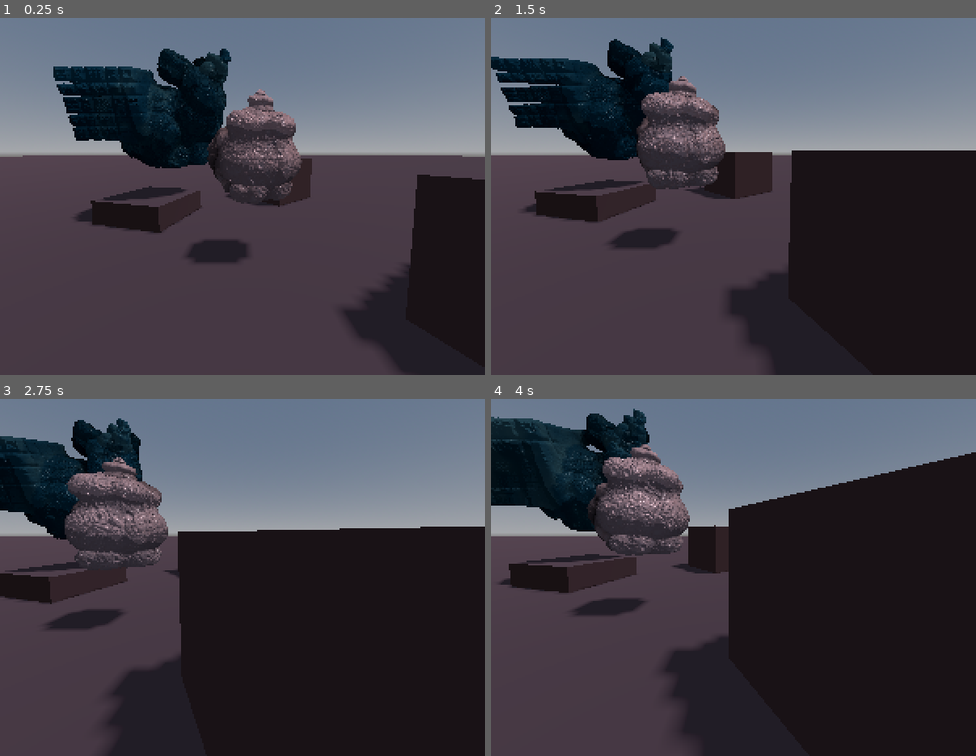
Above: before the commit, frames 1-4 (two rows, left to right).
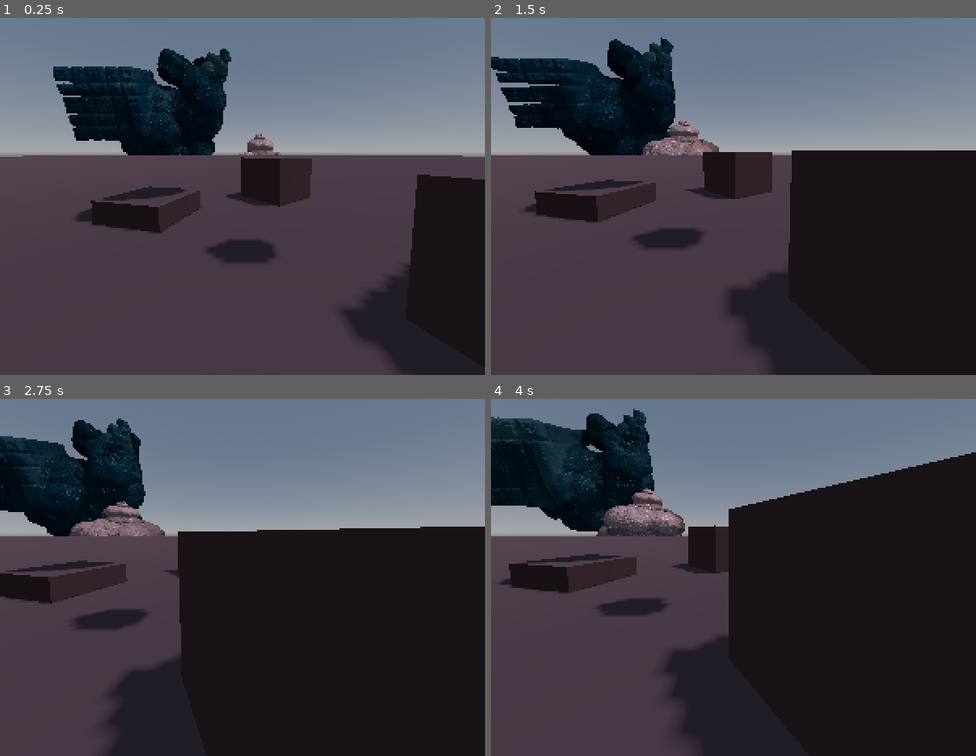
Above: after the commit, the same moments.

Repository: kiwijuice56/gd-fractals
Game: Godot game, scene res://demo/main.tscn
The game is run twice, just before and just after one commit, with the same random seed, the same clock (stepped at 60 frames per second) and the same inputs.
Inputs (mouse positions are in pixels of both pictures, inside the frame that each line leads up to):
- Up to frame 1 (0.25 s): no input
- Up to frame 2 (1.5 s): tap Enter at 0.5 s; move the mouse to (840, 146) at 0.52 s; hold D 0.53-1.25 s; tap Q at 0.6 s; click (840, 146) at 0.67 s; drag from (636, 189) to (709, 250) at 1.27 s
- Up to frame 3 (2.75 s): move the mouse to (291, 459) at 2.02 s; hold D from 2.03 s (still down); tap Shift at 2.1 s
- Up to frame 4 (4 s): release D at 2.75 s; drag from (709, 631) to (588, 488) at 2.77 s; move the mouse to (879, 609) at 3.52 s; hold A from 3.53 s (still down); tap Q at 3.6 s

The runs differ from the first frame. In frame 1, 4.4% of the frame differs, in the area x 26-63%, y 19-69%; in frame 2, 4.3%; in frame 3, 4.5%, in the area x 9-35%, y 16-65%; in frame 4, 4.0%.

Commit message:
Proper depth clipping

Diff:
--- a/demo/bird/bird.tscn
+++ b/demo/bird/bird.tscn
@@ -11,7 +11,7 @@
 radius = 0.3
 height = 0.7
 
-[node name="Bird" type="MeshInstance3D" unique_id=573118650]
+[node name="Bird" type="MeshInstance3D"]
 transform = Transform3D(0.7865, 0, 0, 0, 0.99999994, 0, 0, 0, 0.8, 0, 0, 0)
 material_override = ExtResource("1_ffvbg")
 cast_shadow = 0
@@ -19,7 +19,7 @@
 mesh = SubResource("PlaneMesh_n23bp")
 script = ExtResource("3_jkuj8")
 
-[node name="ShadowCaster" type="MeshInstance3D" parent="." unique_id=11545627]
+[node name="ShadowCaster" type="MeshInstance3D" parent="."]
 transform = Transform3D(1, 0, 0, 0, 1, 0, 0, 0, 1, 0, -0.1, 0)
 cast_shadow = 3
 mesh = SubResource("SphereMesh_pefpt")
--- a/demo/bird/bird_material.tres
+++ b/demo/bird/bird_material.tres
@@ -20,13 +20,10 @@
 domain_warp_frequency = 0.315
 
 [sub_resource type="NoiseTexture3D" id="NoiseTexture3D_rvi3a"]
-width = 128
-height = 128
-depth = 128
 noise = SubResource("FastNoiseLite_aa2uc")
 color_ramp = SubResource("Gradient_rmds6")
 seamless = true
-seamless_blend_skirt = 0.355
+seamless_blend_skirt = 0.28
 
 [resource]
 render_priority = 0
@@ -59,7 +56,7 @@
 shader_parameter/alpha = 4.945
 shader_parameter/beta = -0.04
 shader_parameter/noise = SubResource("NoiseTexture3D_rvi3a")
-shader_parameter/noise_frequency = 1.5
+shader_parameter/noise_frequency = 1.7922
 shader_parameter/portal_center_1 = Vector3(0.5, 0.855, 0.5)
 shader_parameter/portal_offset_1 = Vector3(0.5, 0.47, 0.5)
 shader_parameter/portal_radius_1 = 0.205
--- a/demo/main.tscn
+++ b/demo/main.tscn
@@ -24,49 +24,49 @@
 
 [sub_resource type="BoxMesh" id="BoxMesh_0xm2m"]
 
-[node name="Main" type="Node" unique_id=2146672331]
+[node name="Main" type="Node"]
 
-[node name="DirectionalLight3D" type="DirectionalLight3D" parent="." unique_id=136473926]
+[node name="DirectionalLight3D" type="DirectionalLight3D" parent="."]
 transform = Transform3D(1, 0, 0, 0, -0.50000006, 0.8660254, 0, -0.8660254, -0.50000006, 0, 2, -1.2)
 light_energy = 0.2
 light_volumetric_fog_energy = 2.0
 shadow_enabled = true
 shadow_blur = 2.0
 
-[node name="WorldEnvironment" type="WorldEnvironment" parent="." unique_id=847099160]
+[node name="WorldEnvironment" type="WorldEnvironment" parent="."]
 environment = SubResource("Environment_0xm2m")
 
-[node name="FreeLookCamera" type="Camera3D" parent="." unique_id=1903695251]
+[node name="FreeLookCamera" type="Camera3D" parent="."]
 transform = Transform3D(-4.3545054e-08, -0.08715574, 0.9961947, -3.8096983e-09, 0.9961947, 0.08715574, -1, -4.440892e-16, -4.371139e-08, 1.6558222, 0.6141418, 0.15462565)
 visible = false
 fov = 96.5
 script = ExtResource("1_oe2cu")
 sensitivity = 0.2
 
-[node name="Bird" parent="." unique_id=2124899352 instance=ExtResource("2_pw243")]
-transform = Transform3D(0.6811289, 0, 0.4, 0, 0.99999994, 0, -0.39325, 0, 0.6928203, 0, 0.6, 0)
+[node name="Bird" parent="." instance=ExtResource("2_pw243")]
+transform = Transform3D(0.6811289, 0, 0.4, 0, 0.99999994, 0, -0.39325, 0, 0.6928203, 0, 0.226556, 0)
 
-[node name="Bunny" parent="." unique_id=965001392 instance=ExtResource("3_w7hkg")]
+[node name="Bunny" parent="." instance=ExtResource("3_w7hkg")]
 transform = Transform3D(1.8704777, 0.6265265, 0.32981563, -0.6170082, 1.8993326, -0.10879518, -0.34729633, -4.4530006e-09, 1.9696156, -1.2, 1.3000001, 1.2)
 
-[node name="Setting" type="Node3D" parent="." unique_id=827470064]
+[node name="Setting" type="Node3D" parent="."]
 
-[node name="Floor" type="MeshInstance3D" parent="Setting" unique_id=158580675]
+[node name="Floor" type="MeshInstance3D" parent="Setting"]
 transform = Transform3D(50, 0, 0, 0, 1, 0, 0, 0, 50, 0, -0.29999995, 0)
 material_override = SubResource("StandardMaterial3D_1bvp3")
 mesh = SubResource("PlaneMesh_0xm2m")
 
-[node name="Cube" type="MeshInstance3D" parent="Setting" unique_id=1803426045]
+[node name="Cube" type="MeshInstance3D" parent="Setting"]
 transform = Transform3D(0.9659258, 0, -0.25881904, 0, 1, 0, 0.25881904, 0, 0.9659258, -0.98047996, -0.49999994, 1.4490607)
 material_override = SubResource("StandardMaterial3D_1bvp3")
 mesh = SubResource("BoxMesh_0xm2m")
 
-[node name="Cube2" type="MeshInstance3D" parent="Setting" unique_id=1905004565]
+[node name="Cube2" type="MeshInstance3D" parent="Setting"]
 transform = Transform3D(0.86602545, 0, 0.5, 0, 1, 0, -0.5, 0, 0.86602545, 0.9, 5.9604645e-08, -1.4244003)
 material_override = SubResource("StandardMaterial3D_1bvp3")
 mesh = SubResource("BoxMesh_0xm2m")
 
-[node name="Cube3" type="MeshInstance3D" parent="Setting" unique_id=394878967]
+[node name="Cube3" type="MeshInstance3D" parent="Setting"]
 transform = Transform3D(0.7660445, 0, 0.6427876, 0, 1, 0, -0.6427876, 0, 0.7660445, -2.1, 5.9604645e-08, -0.5244003)
 material_override = SubResource("StandardMaterial3D_1bvp3")
 mesh = SubResource("BoxMesh_0xm2m")
--- a/rendering/raymarcher.gdshader
+++ b/rendering/raymarcher.gdshader
@@ -332,12 +332,16 @@
 			ray_pos = ray_pos + ray_dir * t;
 		}
 
+		vec3 final_ray_pos;
+
 		// March through scene, bouncing at collisions to create reflections
 		vec4 pixel_color = vec4(0.0);
 		float previous_reflectance = 1.0;
 		for (int i = 0; i < max_bounces; i++) {
 			vec3 collision_info = vec3(1.0, MAX_DISTANCE, 0.0);
 			int iter = march(primary_max_iterations, ray_pos, ray_dir, collision_info);
+
+			if (i == 0) final_ray_pos = ray_pos;
 
 			if (iter == primary_max_iterations) {
 				pixel_color += clear_color * previous_reflectance;
@@ -389,6 +393,10 @@
 		}
 		ALBEDO.rgb = clamp(pixel_color.rgb, vec3(0.0), vec3(1.0));
 		ALPHA = pixel_color.a;
+		vec3 world_hit = (MODEL_MATRIX * vec4(final_ray_pos, 1.0)).xyz;
+		vec4 view_hit = VIEW_MATRIX * vec4(world_hit, 1.0);
+		vec4 clip_pos = PROJECTION_MATRIX * view_hit;
+		DEPTH = clip_pos.z / clip_pos.w;
 	} else {
 		ALBEDO = clear_color.rgb;
 		ALPHA = clear_color.a;
